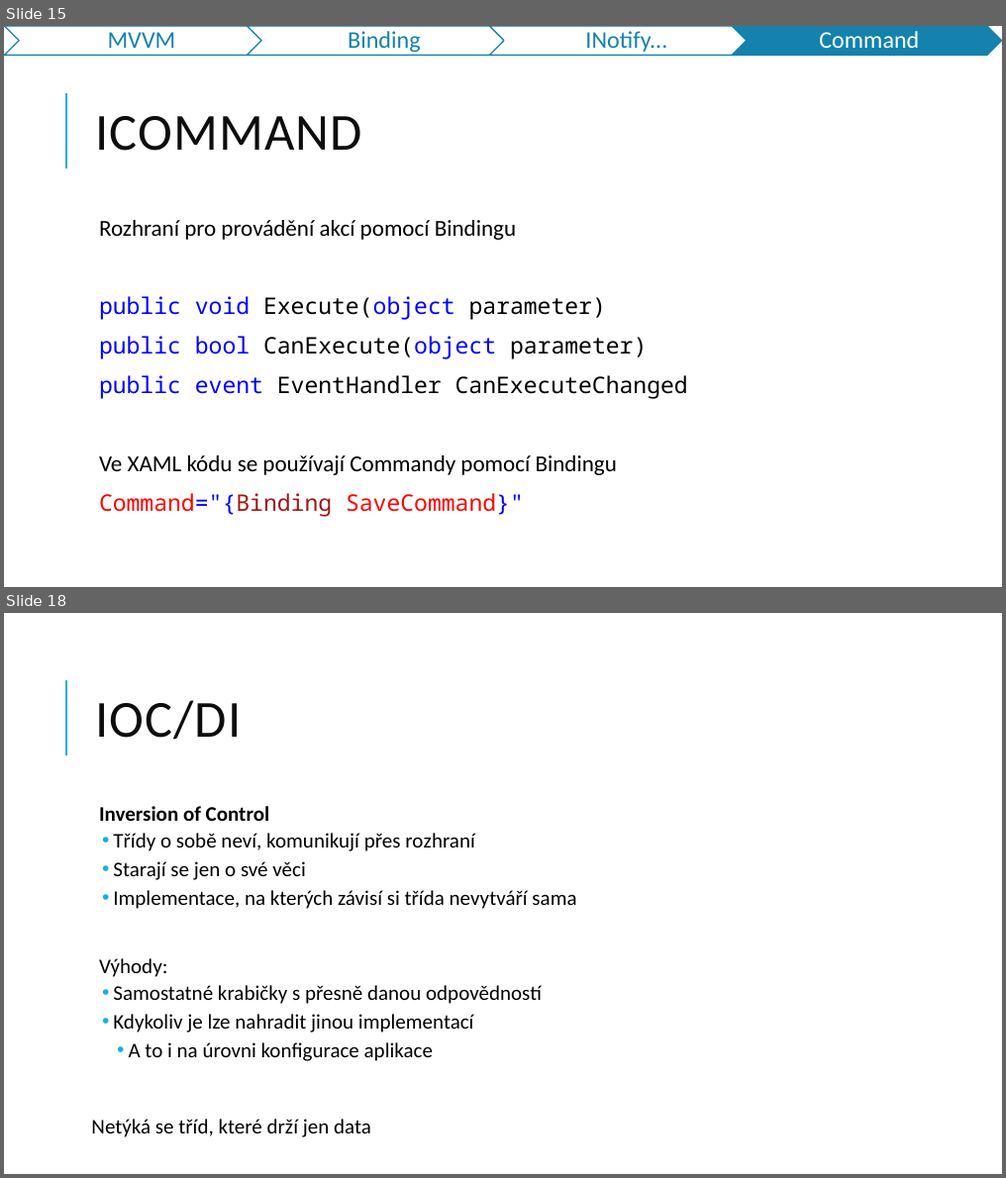
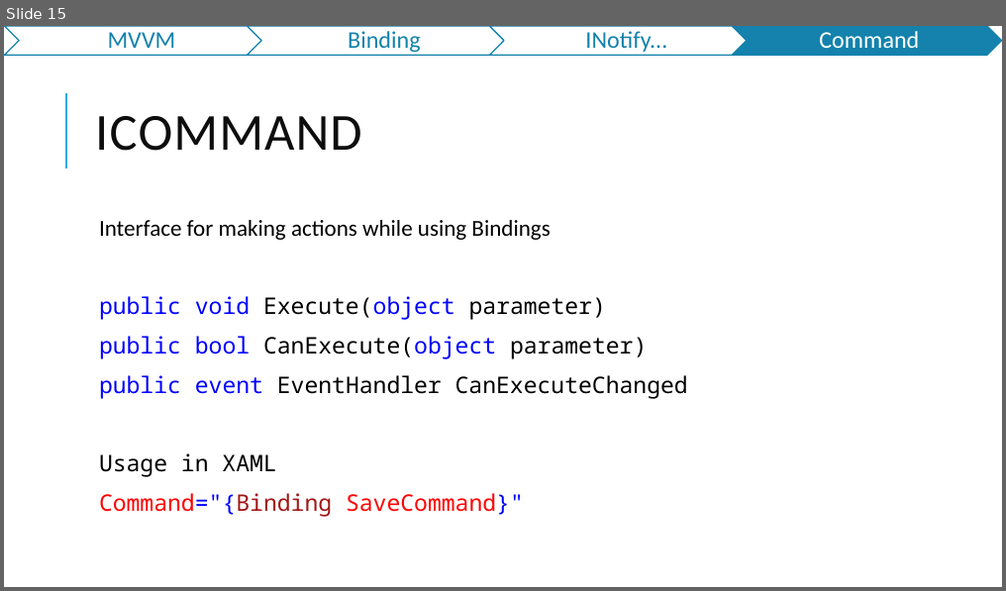
Before and after one commit to jasho/pv239-maui, a slide deck: 03_MVVM/PV239-Xamarin-03_MVVM.pptx. Shown one above the other, each under a label of ours: slides 15 and 18 before the commit, slide 15 after it; the slides between them are not shown. The pictures are 1006x1178 and 1006x591 pixels, drawn with LibreOffice and Linux fonts; fonts in the diff are those of the drawing. Boxes give left, top, right and bottom in pixels: in the first picture for what was removed or moved away, otherwise in the second. Text is boxed around its words. In the diff, an @@ line names an element or a change of style, - is before the commit and + after.

```diff
--- a/03_MVVM/PV239-Xamarin-03_MVVM.pptx
+++ b/03_MVVM/PV239-Xamarin-03_MVVM.pptx
@@ slide 18 removed at (4,613,1002,1174), background #FFFFFF; not listed: 1 template element that a slide beside it also shows @@
@@ title removed at (95,700,241,740) @@
-IOC/DI
@@ text removed at (91,806,576,1138) @@
-  Inversion of Control
-  • Třídy o sobě neví, komunikují přes rozhraní
-  • Starají se jen o své věci
-  • Implementace, na kterých závisí si třída nevytváří sama
-  Výhody:
-  • Samostatné krabičky s přesně danou odpovědností
-  • Kdykoliv je lze nahradit jinou implementací
-    • A to i na úrovni konfigurace aplikace
-Netýká se tříd, které drží jen data
@@ slide 15 changed as well @@
@@ text at (99,220,549,240): text changed @@
-  Rozhraní pro provádění akcí pomocí Bindingu
+  Interface for making actions while using Bindings
@@ text at (99,454,276,477): text changed; font Calibri to Noto Sans Mono @@
-  Ve XAML kódu se používají Commandy pomocí Bindingu
+  Usage in XAML
```
Also in this commit, not shown: 16 other slides changed, 6 slides added, 8 other slides removed.
